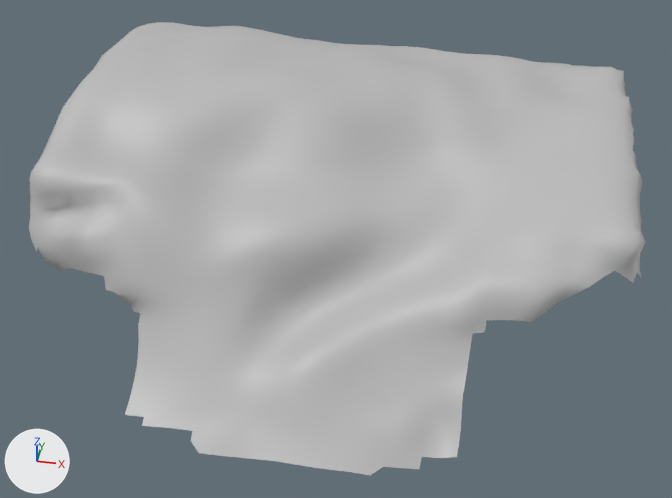
What one commit did to the Blender file blender_files/E1/estructura 1.blend.
Camera for both pictures: a 50 mm camera at (6.96, -3.66, 2.92) aimed at (6.37, -0.47, 0.46). The axes (+X, +Y, +Z) are drawn at lower left. The lights are the same throughout. The same objects are shown in both versions, whatever each file hides.
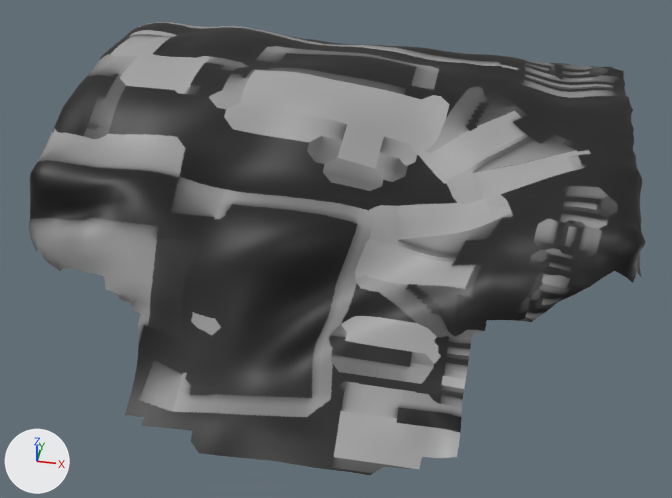
Where the change shows, as pixel boxes (x1, y1, x2, y2) in the pictures (672 x 498 px):
'Plane.001', surface changed
    both: (29, 22, 646, 475)

The change in detail:
Picture 'Ambient oclusion' (img_ambient_oclusion) is new.
In material 'Ambient oclusion' (mat_ambient_oclusion), base_color is no longer (0.5, 0.5, 0.5), grey #bcbcbc.
In material 'Ambient oclusion' (mat_ambient_oclusion), texture is now set to img_ambient_oclusion.
